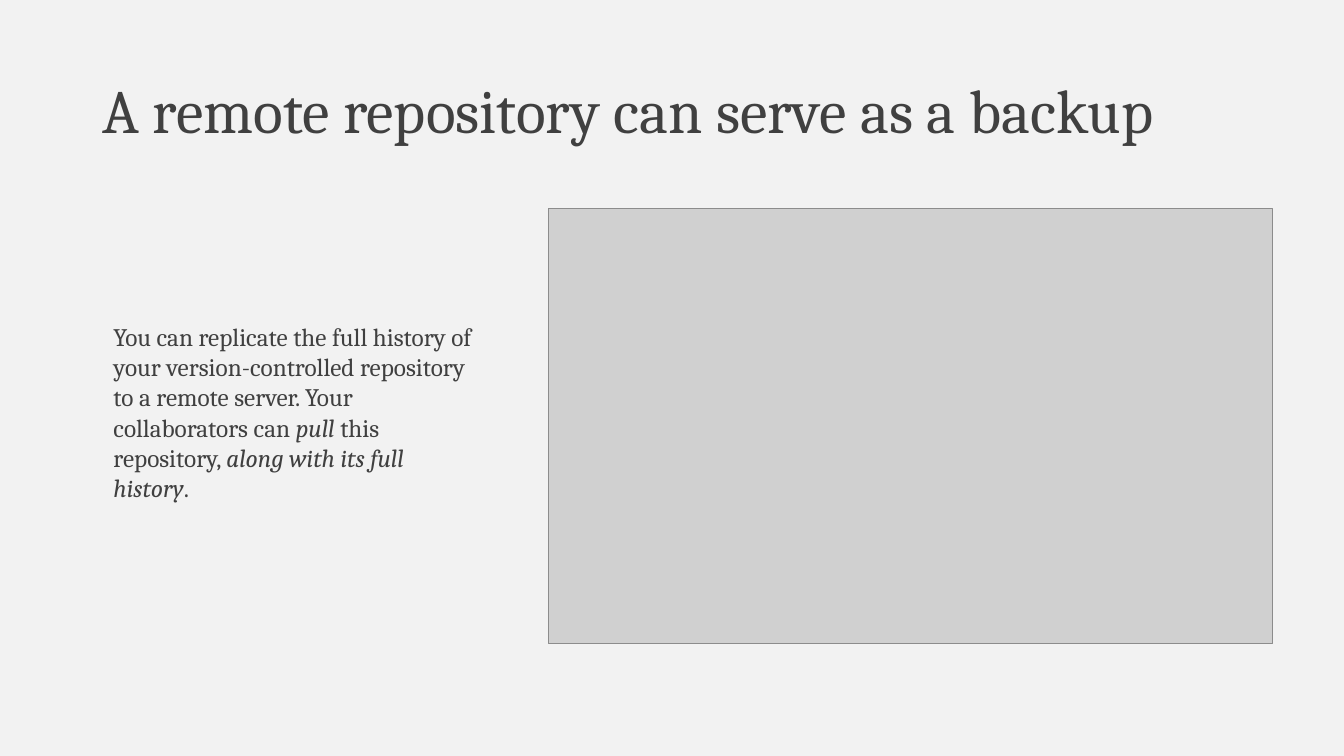
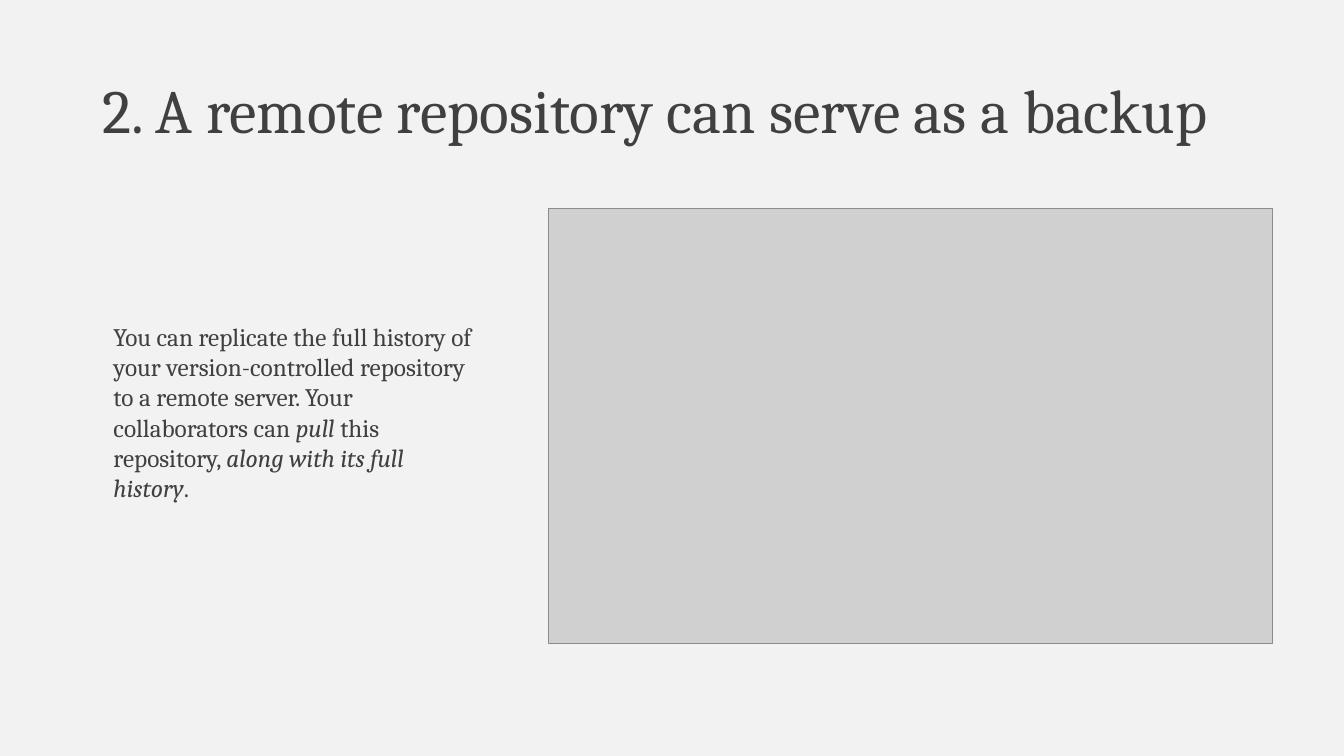
Before and after one commit to falconair/ProgrammingForAnalytics, a slide deck: slide 4 of lectures/050_git_version_control/Why do you need version control.pptx. Drawn at 1344x756 pixels with LibreOffice and Linux fonts; fonts in the diff are those of the drawing; grey boxes stand for pictures. Boxes give left, top, right and bottom in pixels: in the first picture for what was removed or moved away, otherwise in the second. Text is boxed around its words. In the diff, an @@ line names an element or a change of style, - is before the commit and + after.

```diff
--- a/lectures/050_git_version_control/Why do you need version control.pptx
+++ b/lectures/050_git_version_control/Why do you need version control.pptx
@@ title at <box>102,90,1207,147</box>: text changed @@
-A remote repository can serve as a backup
+2. A remote repository can serve as a backup
```
Also in this commit, not shown: 9 other slides changed, 5 slides added, 1 other file.
